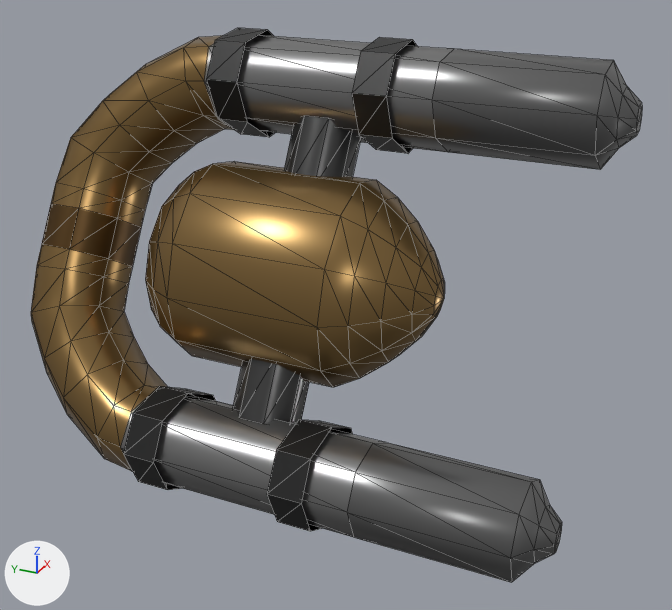
Before and after pictures for a commit that changed the glTF model public/models/enemies/newsh2-191-f7.glb.
The view is the same before and after, from a 50 mm camera at (-2.085, -0.741, 0.949) aimed at (-0.032, 0.183, -0.077). Arrows for +X, +Y and +Z are at lower left; the lights stay in place. The first picture is the older version. Mesh edges are drawn as thin lines. Vertices at exactly the same position are counted once.

The older version as bpy lines, for what is in view:
```python
me_newsh2_191_f7 = bpy.data.meshes.new('newsh2-191-f7')
me_newsh2_191_f7.from_pydata(...)  # 386 vertices, 668 faces; spans x -0.46..0.38, y -0.5..1.07, z -0.58..0.58
# faces by material slot: [108, 64, 384, 16, 64, 32]
me_newsh2_191_f7.materials.append(mat_pal_9_newsh2_191)  # grey #797979
me_newsh2_191_f7.materials.append(mat_pal_10_newsh2_191)  # grey #8e8e8e
me_newsh2_191_f7.materials.append(mat_pal_25_newsh2_191)  # brown #8e7145
me_newsh2_191_f7.materials.append(mat_pal_21_newsh2_191)  # brown #553c18
me_newsh2_191_f7.materials.append(mat_pal_4_newsh2_191)  # dark grey #343434
me_newsh2_191_f7.materials.append(mat_pal_6_newsh2_191)  # dark grey #515151
ob_newsh2_191_f7 = bpy.data.objects.new('newsh2-191-f7', me_newsh2_191_f7)
ob_newsh2_191_f7.location = (0.0, 0.0, 0.0)
```
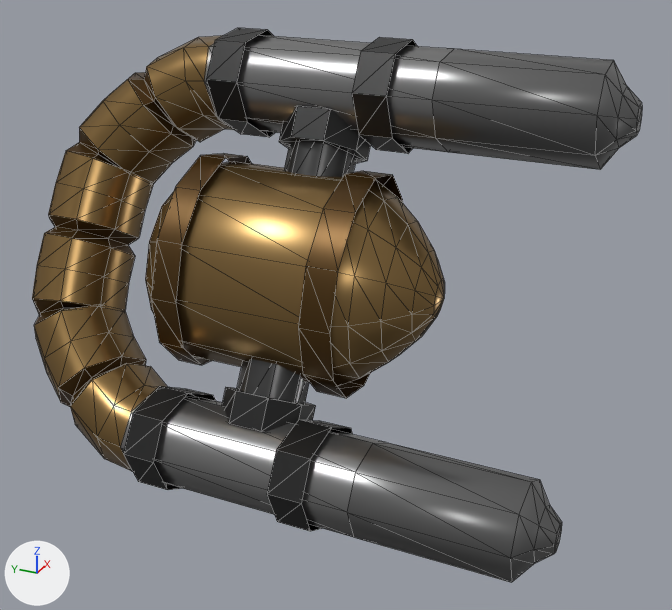
The change, as a list of edits to the scene's bpy script:
```text
Change me_newsh2_191_f7:
    used by ob_newsh2_191_f7; location = (0.0, 0.0, 0.0)
    remove me_newsh2_191_f7.from_pydata(...)  # 386 vertices, 668 faces; spans x -0.46..0.38, y -0.5..1.07, z -0.58..0.58
    add me_newsh2_191_f7.from_pydata(...)  # 538 vertices, 916 faces; spans x -0.46..0.38, y -0.5..1.07, z -0.58..0.58
    me_newsh2_191_f7 part 1: a new loose piece of 24 vertices spanning x -0.29..0.21, y 0.51..0.59, z -0.28..0.28, in mat_pal_21_newsh2_191 (brown #553c18)
    me_newsh2_191_f7 part 2: a new loose piece of 24 vertices spanning x -0.29..0.21, y 0.08..0.17, z -0.28..0.28, in mat_pal_21_newsh2_191 (brown #553c18)
    me_newsh2_191_f7 part 3: a new loose piece of 16 vertices spanning x 0.03..0.26, y 0.18..0.4, z 0.23..0.42, in mat_pal_4_newsh2_191 (dark grey #343434)
    me_newsh2_191_f7 part 4: a new loose piece of 16 vertices spanning x -0.35..-0.11, y 0.18..0.4, z -0.42..-0.23, in mat_pal_4_newsh2_191 (dark grey #343434)
    me_newsh2_191_f7 part 5
    48 vertices are removed from x -0.4..0.32, y 0.72..1.07, z -0.47..0.47
    176 faces are deleted
    98 vertices are added at x -0.41..0.32, y 0.71..1.07, z -0.48..0.49
    6 new vertices lie (0.04, -0.01, 0.08) away from vertices in x -0.11..0.15, y 0.84..1.07, z 0.02..0.18
    11 new vertices lie (0.11, 0.0, -0.06) away from vertices in x -0.36..0.17, y 0.71..1.07, z -0.43..0.49
    5 new vertices lie (0.09, 0.0, -0.05) away from vertices in x -0.33..0.16, y 0.73..1.03, z -0.4..0.45
    160 new faces join them, mat_pal_25_newsh2_191 (brown #8e7145)
    160 new faces join them, mat_pal_21_newsh2_191 (brown #553c18)
```

What differs and where, as boxes (x1, y1, x2, y2) in the pictures (672 x 610 px):
'newsh2-191-f7', reshaped
    before: (31, 28, 642, 583)
    after: (32, 28, 642, 583)
part 1 of me_newsh2_191_f7, added (brown)
    after: (151, 153, 252, 365)
part 2 of me_newsh2_191_f7, added (brown)
    after: (298, 171, 403, 398)
part 3 of me_newsh2_191_f7, added
    after: (279, 106, 370, 164)
part 4 of me_newsh2_191_f7, added
    after: (222, 387, 316, 432)
part 5 of me_newsh2_191_f7, cut back
    before: (31, 37, 224, 458)
    after: (32, 37, 224, 458)
